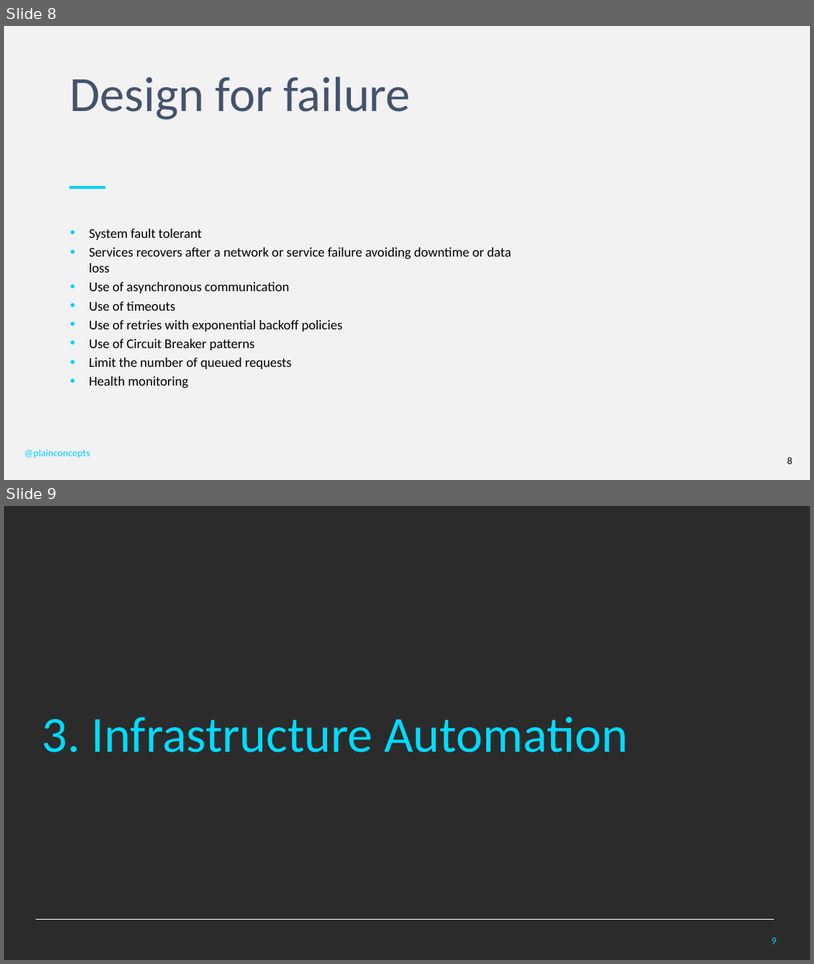
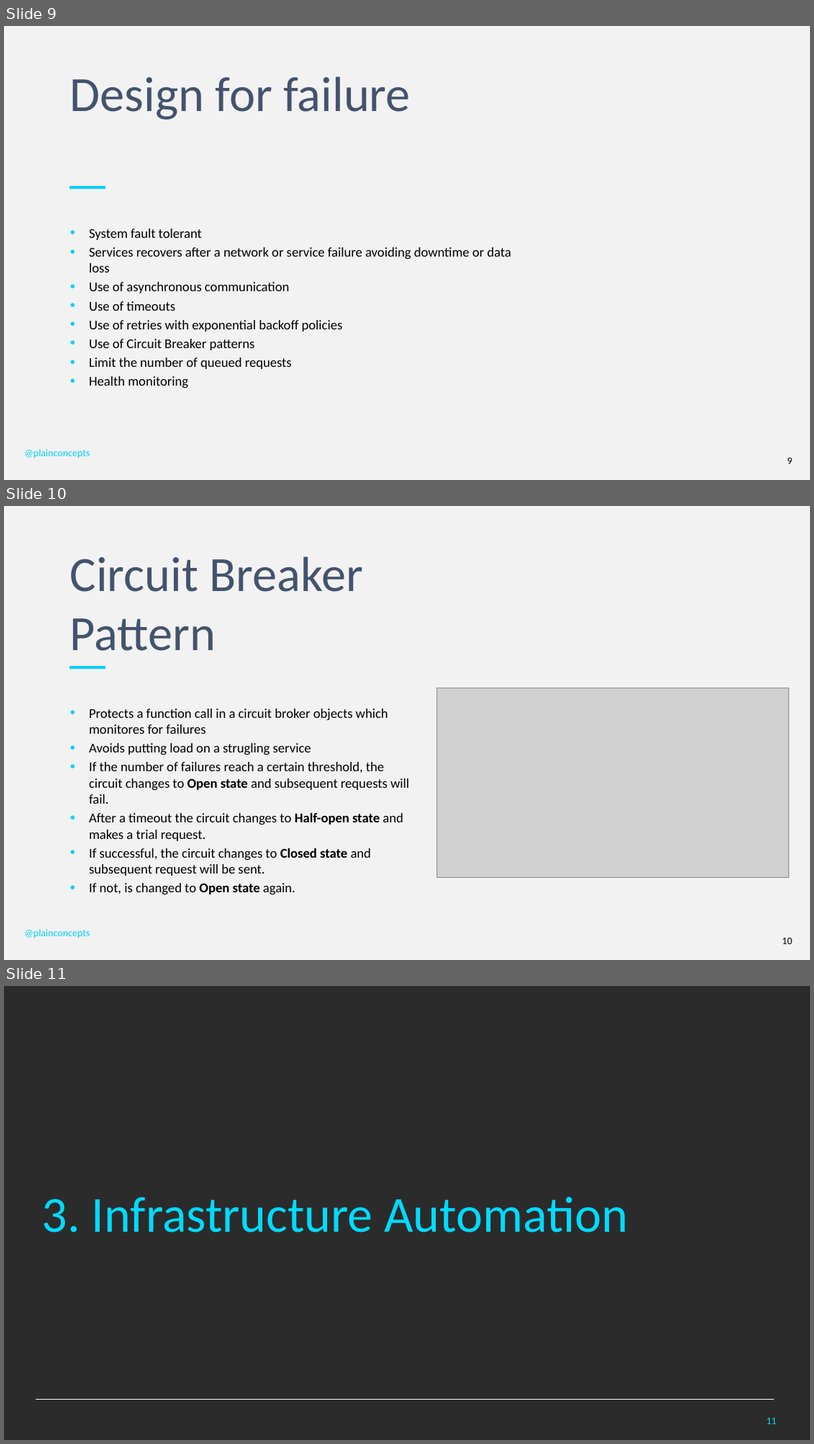
Before and after one commit to PlainConcepts/NetCore-Docker-Workshop, a slide deck: Docu/BestPractices&Antipatterns.pptx. Shown one above the other, each under a label of ours: slides 8 and 9 before the commit, slides 9, 10 and 11 after it. The pictures are 814x964 and 814x1444 pixels, drawn with LibreOffice and Linux fonts; fonts in the diff are those of the drawing; grey boxes stand for pictures; background and template pictures are left out; a plain dark background stands for a picture behind light text. Boxes give left, top, right and bottom in pixels: in the first picture for what was removed or moved away, otherwise in the second. Text is boxed around its words. In the diff, an @@ line names an element or a change of style, - is before the commit and + after.

```diff
--- a/Docu/BestPractices&Antipatterns.pptx
+++ b/Docu/BestPractices&Antipatterns.pptx
@@ slide 10 added at [4, 506, 810, 960], background #F2F2F2; not listed: 1 template element that a slide beside it also shows @@
@@ title added at [70, 556, 364, 651], 58.7 pt, text #43536D @@
+Circuit Breaker
+Pattern
@@ picture added at [437, 687, 789, 878] @@
@@ text added at [89, 708, 409, 895], 16 pt, text #000000 @@
+• Protects a function call in a circuit broker objects which monitores for failures
+• Avoids putting load on a strugling service
+• If the number of failures reach a certain threshold, the circuit changes to Open state and subsequent requests will fail.
+• After a timeout the circuit changes to Half-open state and makes a trial request.
+• If successful, the circuit changes to Closed state and subsequent request will be sent.
+• If not, is changed to Open state again.
@@ text added at [24, 929, 90, 938], 12 pt, text #00D0FF @@
+@plainconcepts
@@ page number added at [782, 937, 792, 944], 12 pt, text #000000 @@
+10
@@ what was slide 8 is now slide 9 @@
@@ page number at [787, 457, 792, 464]: text changed @@
-8
+9
@@ what was slide 9 is now slide 11 @@
@@ page number at [766, 1417, 777, 1424]: text changed @@
-9
+11
```
Also in this commit, not shown: 2 slides changed, 1 other slide added.
